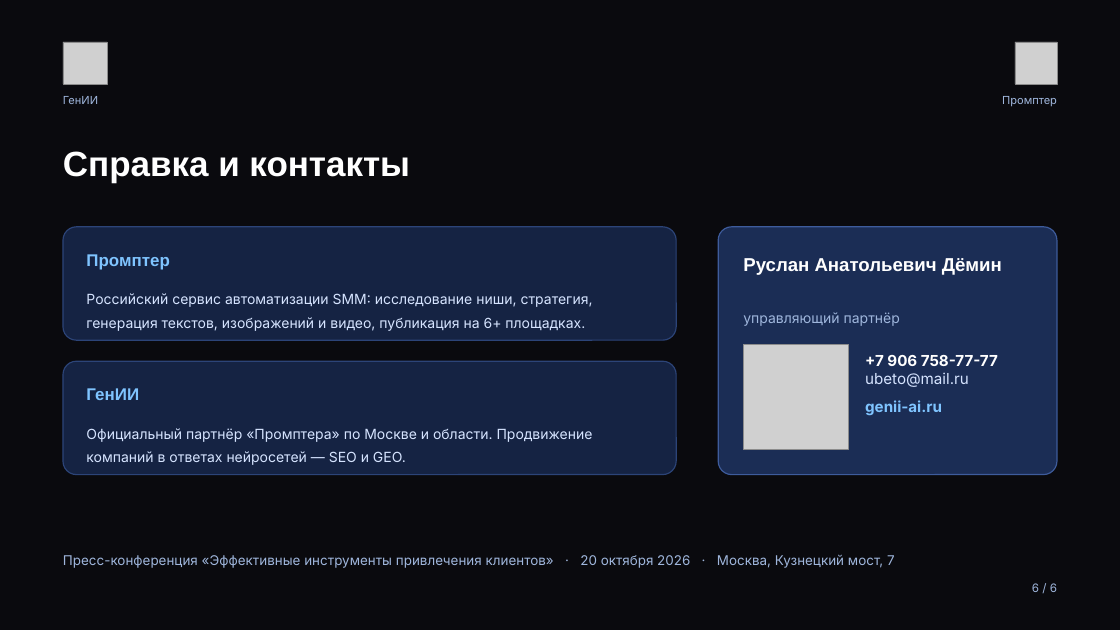
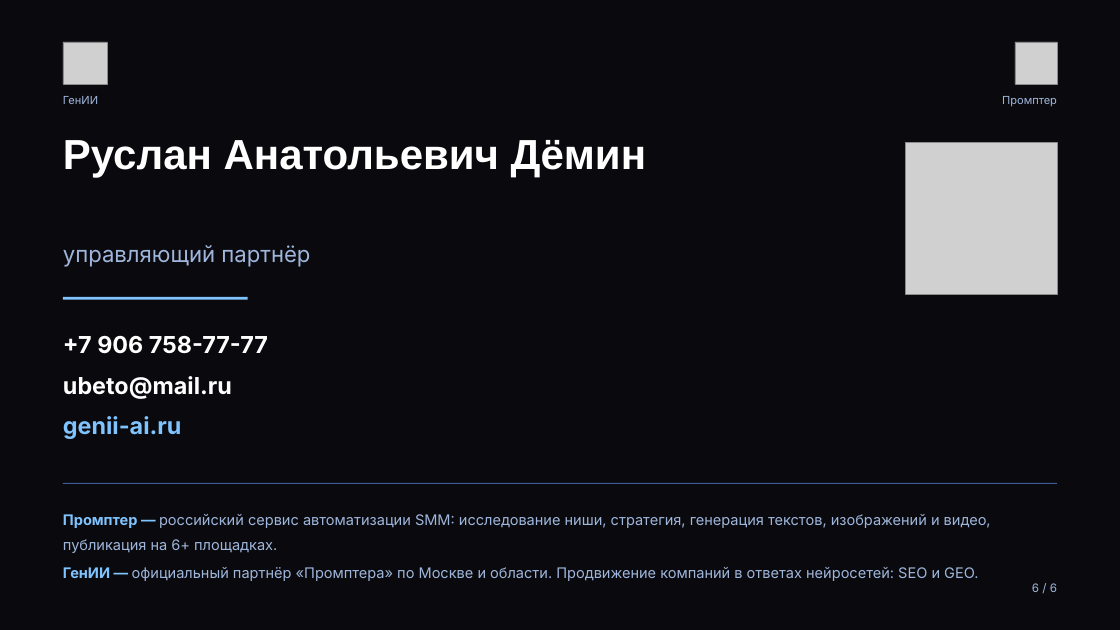
Before and after one commit to injusticebeast802-coder/taste-skill, a slide deck: slide 6 of pressa/press-kit-genii-prompter.pptx. Drawn at 1120x630 pixels with LibreOffice and Linux fonts; fonts in the diff are those of the drawing; grey boxes stand for pictures. Boxes give left, top, right and bottom in pixels: in the first picture for what was removed or moved away, otherwise in the second. Text is boxed around its words. In the diff, an @@ line names an element or a change of style, - is before the commit and + after.

```diff
--- a/pressa/press-kit-genii-prompter.pptx
+++ b/pressa/press-kit-genii-prompter.pptx
@@ text "Руслан Анатольевич Дёмин": place and size @@
-text "Руслан Анатольевич Дёмин" at bbox=[743, 258, 1002, 275]
+text "Руслан Анатольевич Дёмин" at bbox=[63, 140, 646, 178]
@@ text "Руслан Анатольевич Дёмин" at bbox=[63, 140, 646, 178]: size 16 to 36 pt; line spacing 1.22 to 1.12 @@
@@ picture: place and size @@
-picture at bbox=[744, 344, 849, 450]
+picture at bbox=[906, 143, 1057, 294]
@@ text removed at bbox=[63, 151, 410, 182] @@
-Справка и контакты
@@ text "управляющий партнёр": place and size @@
-text "управляющий партнёр" at bbox=[743, 312, 900, 326]
+text "управляющий партнёр" at bbox=[63, 245, 310, 267]
@@ text "управляющий партнёр" at bbox=[63, 245, 310, 267]: size 12 to 19 pt @@
@@ rounded rectangle removed at bbox=[63, 227, 676, 340] @@
@@ rounded rectangle removed at bbox=[718, 227, 1057, 475] @@
@@ text removed at bbox=[86, 254, 169, 270] @@
-Промптер
@@ rectangle added at bbox=[63, 297, 248, 300], fill #7FC4FF @@
@@ text at bbox=[63, 335, 268, 354]: text changed; size 13 to 20 pt @@
-+7 906 758-77-77
-ubeto@mail.ru
-genii-ai.ru
++7 906 758-77-77
@@ rounded rectangle removed at bbox=[63, 361, 676, 475] @@
@@ text added at bbox=[63, 376, 232, 399], 20 pt, text #FFFFFF, bold @@
+ubeto@mail.ru
@@ text at bbox=[63, 416, 181, 439]: text changed; size 14.5 to 20 pt; font Arial to Inter @@
-ГенИИ
+genii-ai.ru
@@ rectangle added at bbox=[63, 483, 1057, 484], fill #3E5C9C @@
@@ text at bbox=[63, 514, 991, 553]: text changed; size 12 to 12.5 pt; text colour #D6E4FF to #9FB6DC @@
-Российский сервис автоматизации SMM: исследование ниши, стратегия, генерация текстов, изображений и видео, публикация на 6+ площадках.
+Промптер — российский сервис автоматизации SMM: исследование ниши, стратегия, генерация текстов, изображений и видео, публикация на 6+ площадках.
@@ text at bbox=[63, 567, 978, 581]: text changed; size 12 to 12.5 pt; text colour #D6E4FF to #9FB6DC @@
-Официальный партнёр «Промптера» по Москве и области. Продвижение компаний в ответах нейросетей — SEO и GEO.
+ГенИИ — официальный партнёр «Промптера» по Москве и области. Продвижение компаний в ответах нейросетей: SEO и GEO.
@@ text removed at bbox=[63, 555, 895, 568] @@
-Пресс-конференция «Эффективные инструменты привлечения клиентов» · 20 октября 2026 · Москва, Кузнецкий мост, 7
```
Also in this commit, not shown: 5 other slides changed, 3 other files.
